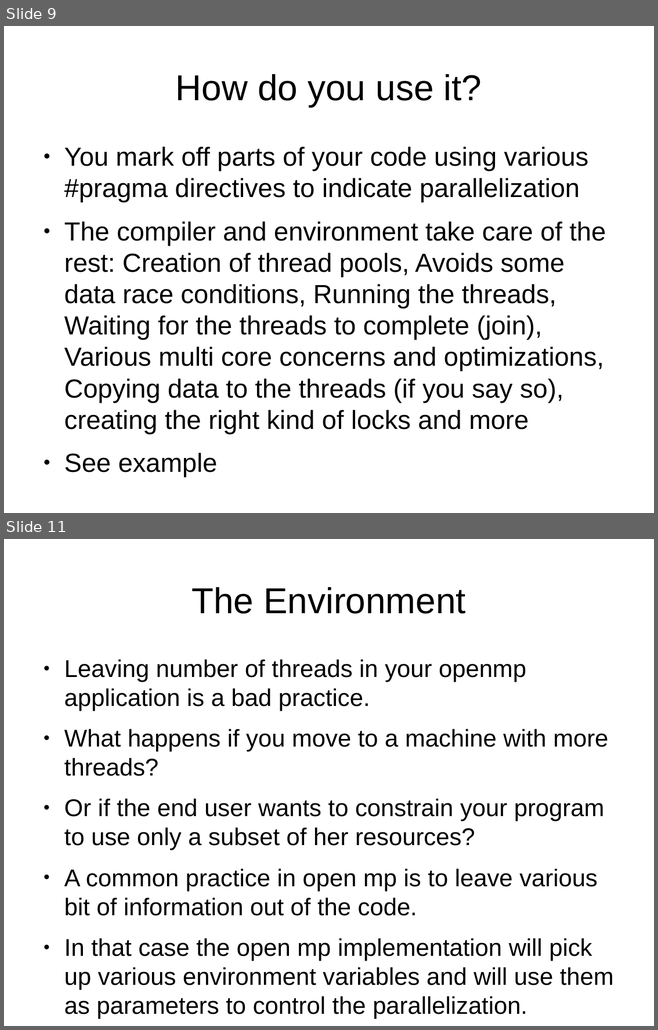
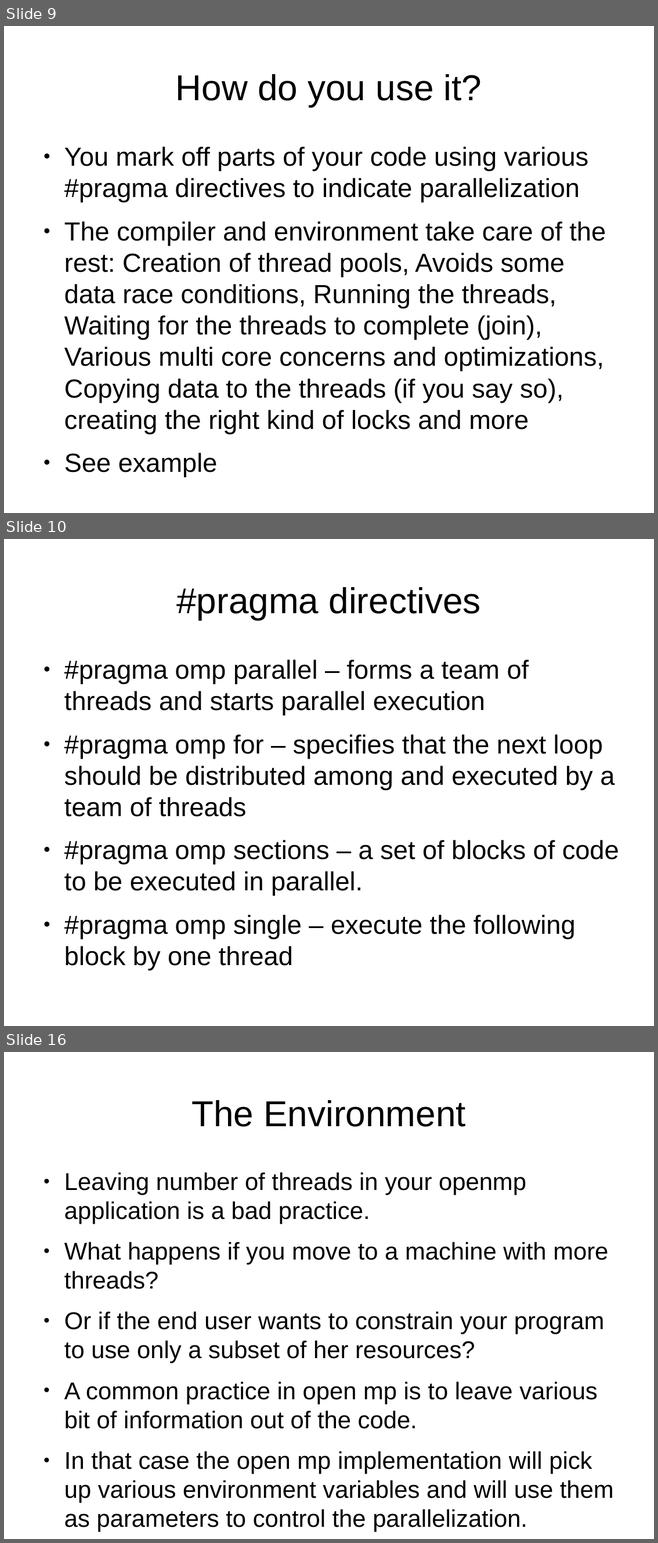
Before and after one commit to veltzer/demos-linux, a slide deck: multi_core/openmp.odp. Shown one above the other, each under a label of ours: slides 9 and 11 before the commit, slides 9, 10 and 16 after it; the slides between them are not shown. The pictures are 658x1030 and 658x1543 pixels, drawn with LibreOffice and Linux fonts; fonts in the diff are those of the drawing. Boxes give left, top, right and bottom in pixels: in the first picture for what was removed or moved away, otherwise in the second. Text is boxed around its words. In the diff, an @@ line names an element or a change of style, - is before the commit and + after.

```diff
--- a/multi_core/openmp.odp
+++ b/multi_core/openmp.odp
@@ slide 10 added at [4, 539, 654, 1026], background #FFFFFF @@
@@ title added at [176, 587, 481, 620], 44 pt, text #000000 @@
+#pragma directives
@@ text added at [64, 660, 619, 970], 32 pt, text #000000 @@
+● #pragma omp parallel – forms a team of threads and starts parallel execution
+● #pragma omp for – specifies that the next loop should be distributed among and executed by a team of threads
+● #pragma omp sections – a set of blocks of code to be executed in parallel.
+● #pragma omp single – execute the following block by one thread
@@ what was slide 11 is now slide 16 @@
```
Also in this commit, not shown: 1 slide changed, 9 other slides added, 4 other files.
